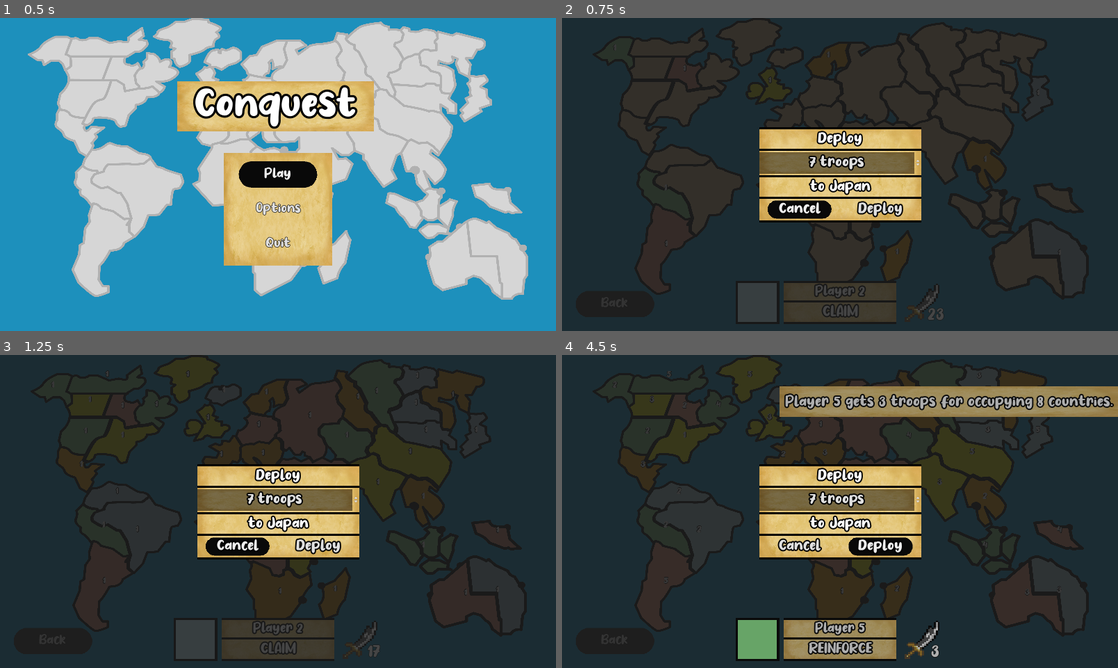
Above: before the commit, frames 1-4 (two rows, left to right).
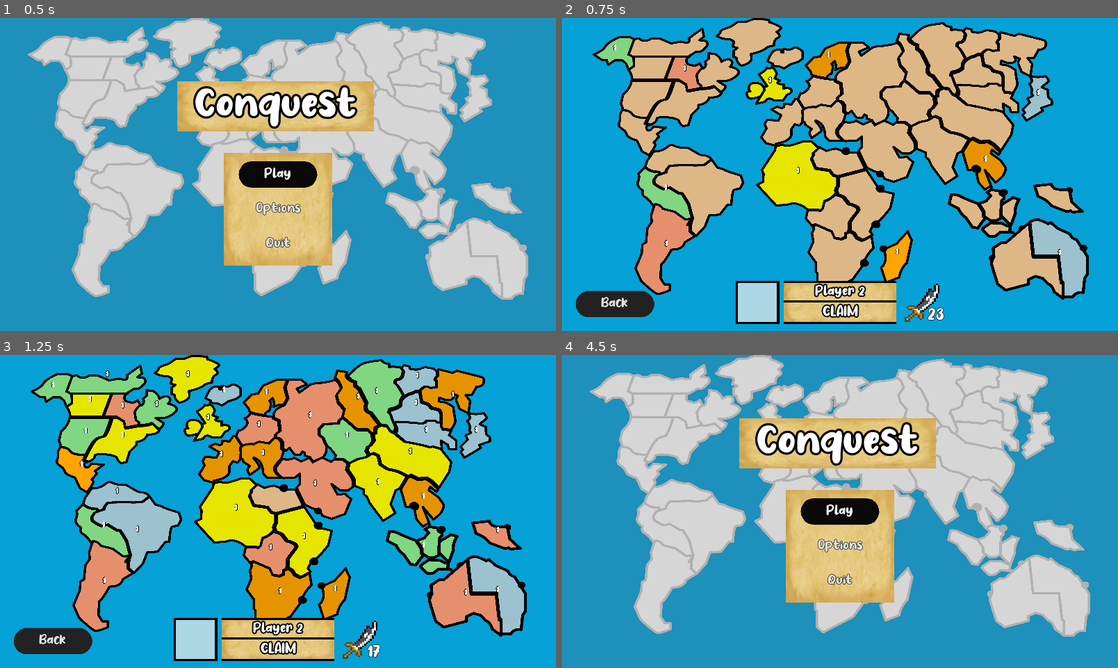
Above: after the commit, the same moments.

Repository: argosopentech/Conquest
Game: Godot game, scene res://Source/Main/Main.tscn
Two runs of this game, one before a commit and one after it. Both use one fixed random seed, a clock stepped at 60 frames per second and the inputs below.
Inputs (mouse positions are in pixels of both pictures, inside the frame that each line leads up to):
- Up to frame 1 (0.5 s): no input
- Up to frame 2 (0.75 s): click "Play" at 0.5 s
- Up to frame 3 (1.25 s): no input
- Up to frame 4 (4.5 s): click (878, 545) at 1.25 s, where only the run before the commit has a clickable "Deploy"; click (878, 545) at 2 s, where only the run before the commit has a clickable "Deploy"; click (878, 545) at 2.75 s, where only the run before the commit has a clickable "Deploy"; tap Enter (ui_accept) at 3.5, 3.77 s; move the mouse to (906, 439) at 3.52 s; hold M (move) 3.53-4.25 s; click (906, 439) at 3.67 s; click "Back" at 4.25 s

Frame 1 is identical in both runs. In frame 2, 96% of the frame differs, in the area x 0-100%, y 0-100%; in frame 3, 97%; in frame 4, 99%.
Error in both runs: Invalid operands 'String' and 'int' in operator '+'. (res://Source/Gameplay/StateMachine/PlayerStates/DraftState.gd:44)

Commit message:
Draft / Deploy State

Diff:
--- a/Source/Gameplay/HUD/ActivePlayerHUD.gd
+++ b/Source/Gameplay/HUD/ActivePlayerHUD.gd
@@ -7,7 +7,9 @@
 onready var state_label = $InfoBorder/Info/State
 onready var reinforcement_label = $DraftIcon/Reinforcements
 onready var draft_icon = $DraftIcon
-onready var go_button = $Go
+onready var go_button = $GoButton
+
+signal go_pressed
 
 func set_icon_color(color):
 	icon.color = color
@@ -32,3 +34,6 @@
 
 func show_go_button():
 	go_button.show()
+
+func go_pressed():
+	emit_signal("go_pressed")
--- a/Source/Gameplay/HUD/ActivePlayerHUD.tscn
+++ b/Source/Gameplay/HUD/ActivePlayerHUD.tscn
@@ -1,6 +1,5 @@
-[gd_scene load_steps=10 format=2]
+[gd_scene load_steps=9 format=2]
 
-[ext_resource path="res://Source/Button/Button.tscn" type="PackedScene" id=1]
 [ext_resource path="res://Assets/Fonts/no_virus/No Virus.ttf" type="DynamicFontData" id=2]
 [ext_resource path="res://Assets/Graphics/Icons/Draft.png" type="Texture" id=3]
 [ext_resource path="res://Source/Gameplay/HUD/ActivePlayerHUD.gd" type="Script" id=4]
@@ -66,16 +65,6 @@
 "_edit_use_anchors_": false
 }
 
-[node name="PlayerName" parent="." instance=ExtResource( 1 )]
-visible = false
-margin_left = 110.0
-margin_top = 20.0
-margin_right = 350.0
-margin_bottom = 80.0
-rect_min_size = Vector2( 240, 60 )
-size_flags_vertical = 4
-text = "Player 1"
-
 [node name="InfoBorder" type="TextureRect" parent="."]
 margin_left = 110.0
 margin_right = 370.0
@@ -139,16 +128,6 @@
 rect_min_size = Vector2( 0, 5 )
 color = Color( 0, 0, 0, 1 )
 
-[node name="PlayerReinforcement" parent="." instance=ExtResource( 1 )]
-visible = false
-margin_left = 370.0
-margin_top = 20.0
-margin_right = 470.0
-margin_bottom = 80.0
-rect_min_size = Vector2( 100, 60 )
-size_flags_vertical = 4
-text = "#30"
-
 [node name="DraftIcon" type="TextureRect" parent="."]
 visible = false
 margin_left = 380.0
@@ -174,14 +153,14 @@
 "_edit_use_anchors_": false
 }
 
-[node name="Go" type="ColorRect" parent="."]
+[node name="GoButton" type="ColorRect" parent="."]
 margin_left = 380.0
 margin_right = 480.0
 margin_bottom = 100.0
 rect_min_size = Vector2( 100, 100 )
 color = Color( 0.117647, 0.117647, 0.117647, 1 )
 
-[node name="Button" type="TextureButton" parent="Go"]
+[node name="Go" type="TextureButton" parent="GoButton"]
 anchor_right = 1.0
 anchor_bottom = 1.0
 expand = true
@@ -189,7 +168,7 @@
 "_edit_use_anchors_": false
 }
 
-[node name="Label" type="Label" parent="Go/Button"]
+[node name="Label" type="Label" parent="GoButton/Go"]
 anchor_left = 0.5
 anchor_top = 0.5
 anchor_right = 0.5
@@ -205,3 +184,5 @@
 __meta__ = {
 "_edit_use_anchors_": false
 }
+
+[connection signal="pressed" from="GoButton/Go" to="." method="go_pressed"]
--- a/Source/Gameplay/HUD/DeployMenu.gd
+++ b/Source/Gameplay/HUD/DeployMenu.gd
@@ -3,10 +3,36 @@
 class_name DeployMenu
 
 onready var troops_range = $Info/TroopsRange
+onready var country_label = $Info/Country
+
+var country: Country = null
+
+signal deployed
 
 func _ready():
 	add_troops(7)
 
-func add_troops(troops):
+func add_troops(troops: int, c: Country = null):
 	troops_range.max_value = troops
 	troops_range.value = troops
+	country = c
+	if troops == 1:
+		troops_range.suffix = "troop"
+	else:
+		troops_range.suffix = "troops"
+	if country:
+		country_label.text = country.get_name()
+
+func cancel():
+	hide()
+
+func deploy():
+	emit_signal("deployed", troops_range.value, country)
+	country = null
+	hide()
+
+func value_changed(value):
+	if value == 1:
+		troops_range.suffix = "troop"
+	else:
+		troops_range.suffix = "troops"
--- a/Source/Gameplay/HUD/DeployMenu.tscn
+++ b/Source/Gameplay/HUD/DeployMenu.tscn
@@ -227,3 +227,7 @@
 margin_bottom = 219.0
 rect_min_size = Vector2( 0, 5 )
 color = Color( 0, 0, 0, 1 )
+
+[connection signal="value_changed" from="Info/TroopsRange" to="." method="value_changed"]
+[connection signal="pressed" from="Info/HMenu/Cancel" to="." method="cancel"]
+[connection signal="pressed" from="Info/HMenu/Deploy" to="." method="deploy"]
--- a/Source/Gameplay/Player/Player.gd
+++ b/Source/Gameplay/Player/Player.gd
@@ -19,6 +19,7 @@
 
 onready var player_state = load("res://Source/Gameplay/StateMachine/PlayerStates/PlacementState.gd").new()
 onready var hud: ActivePlayerHUD = find_node("ActivePlayerHUD")
+onready var deploy_menu: DeployMenu = find_node("DeployMenu")
 onready var activities = find_node("Activities")
 
 var Activity = preload("res://Source/Gameplay/HUD/PlayerActivity.tscn")
@@ -31,11 +32,9 @@
 func setup():
 	set_active(false)
 	setup_reinforcements()
-	setup_state()
 	setup_hud()
 	connect("turn_completed", self, "turn_complete")
-
-var one_activity = false
+	setup_state()
 
 func set_activity(activity):
 	var player_activity = Activity.instance()
@@ -45,6 +44,19 @@
 func setup_hud():
 	hud.set_player_name(name)
 	hud.set_icon_color(GamePlay.colors[name])
+	hud.connect("go_pressed", self, "go_pressed")
+	deploy_menu.hide()
+	deploy_menu.connect("deployed", self, "troops_deployed")
+
+func go_pressed():
+	var state = player_state.go_pressed(self)
+	if state:
+		change_state(state)
+
+func troops_deployed(troops: int, country: Country):
+	var state = player_state.troops_deployed(self, troops, country)
+	if state:
+		change_state(state)
 
 func turn_complete():
 	if player_state.get_class() == "Reinforce" and first_turn:
--- a/Source/Gameplay/Player/Player.tscn
+++ b/Source/Gameplay/Player/Player.tscn
@@ -8,6 +8,8 @@
 script = ExtResource( 1 )
 
 [node name="HUD" type="CanvasLayer" parent="."]
+
+[node name="DeployMenu" parent="HUD" instance=ExtResource( 3 )]
 
 [node name="ActivePlayerHUD" parent="HUD" instance=ExtResource( 2 )]
 margin_top = -116.0
@@ -25,13 +27,3 @@
 __meta__ = {
 "_edit_use_anchors_": false
 }
-
-[node name="Overlay" type="ColorRect" parent="HUD"]
-anchor_right = 1.0
-anchor_bottom = 1.0
-color = Color( 0.117647, 0.117647, 0.117647, 0.352941 )
-__meta__ = {
-"_edit_use_anchors_": false
-}
-
-[node name="DeployMenu" parent="HUD/Overlay" instance=ExtResource( 3 )]
--- a/Source/Gameplay/StateMachine/PlayerStates/DraftState.gd
+++ b/Source/Gameplay/StateMachine/PlayerStates/DraftState.gd
@@ -57,7 +57,19 @@
 	.exit(player)
 
 func country_clicked(player: Player, country: Country):
-	pass
+	if player.reinforcement:
+		player.deploy_menu.show()
+		player.deploy_menu.add_troops(player.reinforcement, country)
+
+func troops_deployed(player: Player, troops: int, country: Country):
+	player.decrement_reinforcement(troops)
+	country.add_troops(troops)
+	if player.reinforcement == 0:
+		player.hud.hide_draft_icon()
+		player.hud.show_go_button()
+
+func go_pressed(player: Player):
+	return player_states.attack.new()
 
 func get_class():
 	return "Reinforce"
--- a/Source/Gameplay/StateMachine/PlayerStates/PlayerState.gd
+++ b/Source/Gameplay/StateMachine/PlayerStates/PlayerState.gd
@@ -26,3 +26,6 @@
 
 func all_troops_placed(player: Player):
 	pass
+
+func go_pressed(player: Player):
+	pass
Not shown: 8 places in Source/Gameplay/HUD/DeployMenu.tscn that only renumber resources
